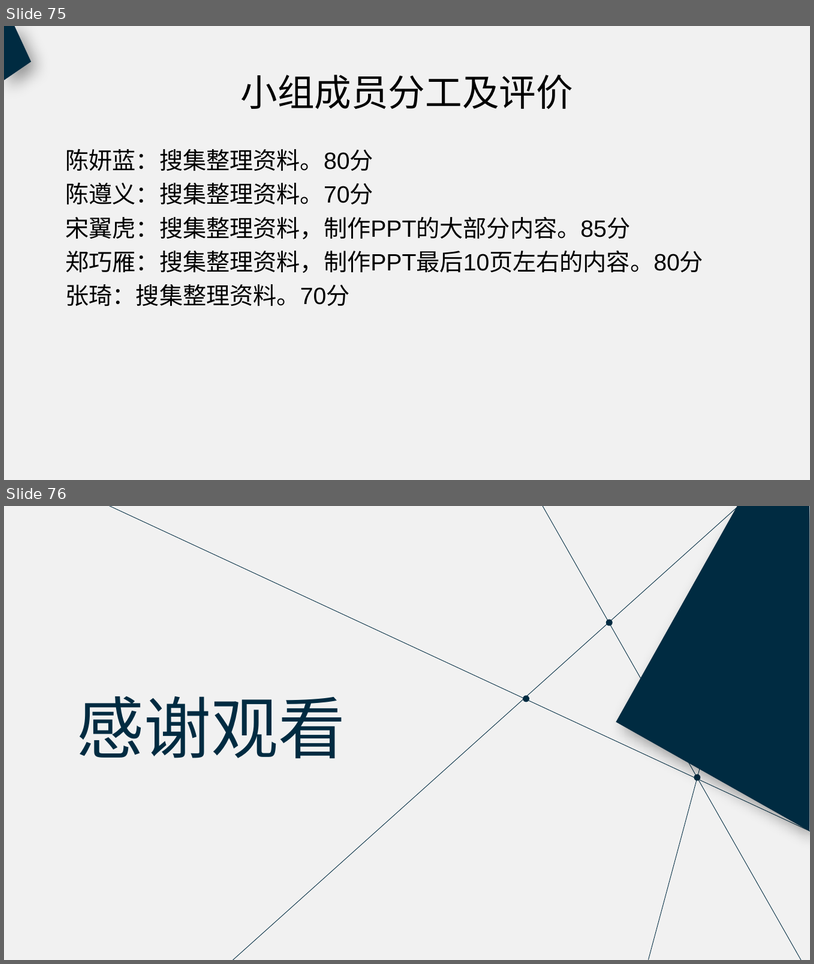
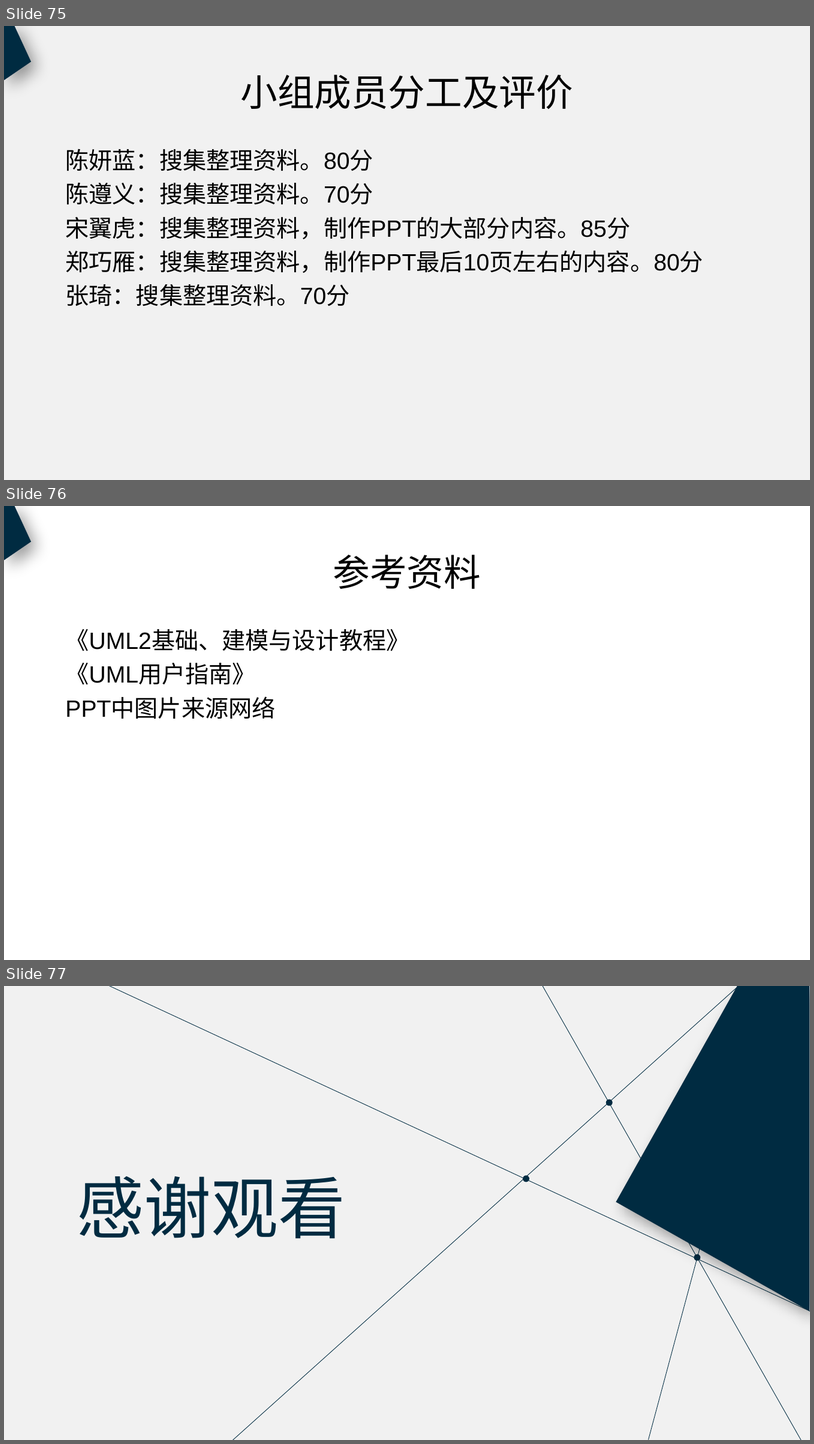
Before and after one commit to PRD2018-G18/PRD2018, a slide deck: 非受控文档/过程文档/UML概述/UML概述（新）.pptx. Shown one above the other, each under a label of ours: slides 75 and 76 before the commit, slides 75, 76 and 77 after it. The pictures are 814x964 and 814x1444 pixels, drawn with LibreOffice and Linux fonts; fonts in the diff are those of the drawing. Boxes give left, top, right and bottom in pixels: in the first picture for what was removed or moved away, otherwise in the second. Text is boxed around its words. In the diff, an @@ line names an element or a change of style, - is before the commit and + after.

Commit message:
对PPT做了最终的审核，修改了PPT中少量错字，添加了参考文献

```diff
--- a/非受控文档/过程文档/UML概述/UML概述（新）.pptx
+++ b/非受控文档/过程文档/UML概述/UML概述（新）.pptx
@@ slide 76 added at (4,506,810,960), background #FFFFFF @@
@@ freeform shape added at (4,506,31,561), fill #002B41 @@
@@ title added at (333,555,481,589), 44 pt, text #000000 @@
+参考资料
@@ text added at (65,629,410,718), 28 pt, text #000000 @@
+《UML2基础、建模与设计教程》
+《UML用户指南》
+PPT中图片来源网络
@@ what was slide 76 is now slide 77 @@
```
Also in this commit, not shown: 3 slides changed.
